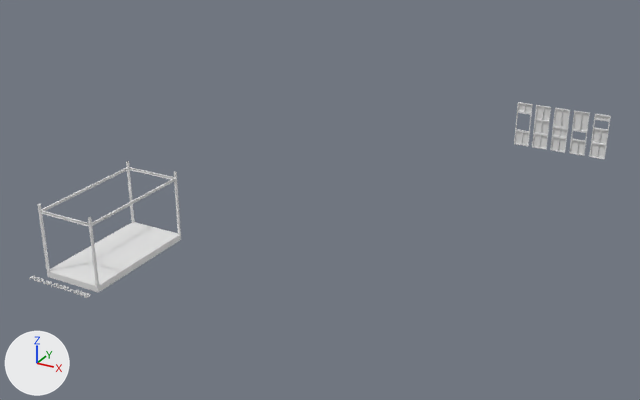
The glTF model public/models/P36.glb as it was, and as the next commit left it.
Before and after are seen from a 50 mm lens placed at (-2.9, -31.4, 19.1), pointed at (-23.1, 5.3, 0.7). The axes (+X, +Y, +Z) are drawn at lower left. The lights are the same throughout. Where no turn or scale is listed for an object, it has been applied to the vertices.

The first picture shows '900-1200 O-300 900-1200 O-300 [1728112]', '900-600 O-1200 900-600 O-1200 [1707748]', '900-600-1200 900-600-1200 [1717961]', '900-900-600 O-900 900-900-600 O-900 [1712825]', '900-900-900 900-900-900 [1723037]', 'Model Text 250mm Arial [1664873]', 'Pod3D P36 [1664872]'.
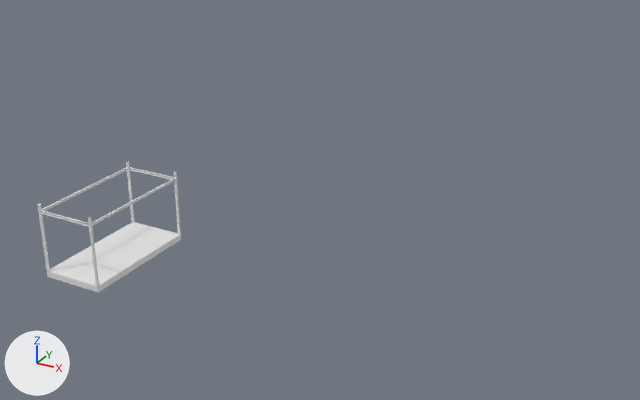
Edits to the bpy script that builds the scene:
```text
Remove ob_model_text_250mm_arial__1664873:
    ob_model_text_250mm_arial__1664873 = bpy.data.objects.new('Model Text 250mm Arial [1664873]', me_model_text_250mm_arial__1664873__geometry)
    ob_model_text_250mm_arial__1664873.location = (0.0, 0.0, 0.0)
Remove ob_900_600_o_1200_900_600_o_1200__1707748:
    ob_900_600_o_1200_900_600_o_1200__1707748 = bpy.data.objects.new('900-600 O-1200 900-600 O-1200 [1707748]', me_900_600_o_1200_900_600_o_1200__1707748___1707732__geometry)
    ob_900_600_o_1200_900_600_o_1200__1707748.location = (-14.0, 20.21, 0.0)
Remove ob_900_900_600_o_900_900_900_600_o_900__1712825:
    ob_900_900_600_o_900_900_900_600_o_900__1712825 = bpy.data.objects.new('900-900-600 O-900 900-900-600 O-900 [1712825]', me_900_900_600_o_900_900_900_600_o_900__1712825___1712809__fdf8877)
    ob_900_900_600_o_900_900_900_600_o_900__1712825.location = (-12.79, 20.21, 0.0)
Remove ob_900_600_1200_900_600_1200__1717961:
    ob_900_600_1200_900_600_1200__1717961 = bpy.data.objects.new('900-600-1200 900-600-1200 [1717961]', me_900_600_1200_900_600_1200__1717961___1717945__geometry)
    ob_900_600_1200_900_600_1200__1717961.location = (-15.16, 20.21, 0.0)
Remove ob_900_900_900_900_900_900__1723037:
    ob_900_900_900_900_900_900__1723037 = bpy.data.objects.new('900-900-900 900-900-900 [1723037]', me_900_900_900_900_900_900__1723037___1723021__geometry)
    ob_900_900_900_900_900_900__1723037.location = (-16.31, 20.21, 0.0)
Remove ob_900_1200_o_300_900_1200_o_300__1728112:
    ob_900_1200_o_300_900_1200_o_300__1728112 = bpy.data.objects.new('900-1200 O-300 900-1200 O-300 [1728112]', me_900_1200_o_300_900_1200_o_300__1728112___1728096__geometry)
    ob_900_1200_o_300_900_1200_o_300__1728112.location = (-17.45, 20.21, 0.0)
```

Changed parts and their boxes [x1, y1, x2, y2] in the pictures (640 x 400 px):
'900-600-1200 900-600-1200 [1717961]', deleted: before [550, 108, 570, 153]
'900-900-900 900-900-900 [1723037]', deleted: before [532, 105, 551, 149]
'900-900-600 O-900 900-900-600 O-900 [1712825]', deleted: before [589, 114, 611, 159]
'900-600 O-1200 900-600 O-1200 [1707748]', deleted: before [569, 111, 590, 156]
'900-1200 O-300 900-1200 O-300 [1728112]', deleted: before [514, 102, 533, 146]
'Model Text 250mm Arial [1664873]', deleted: before [29, 276, 91, 298]
